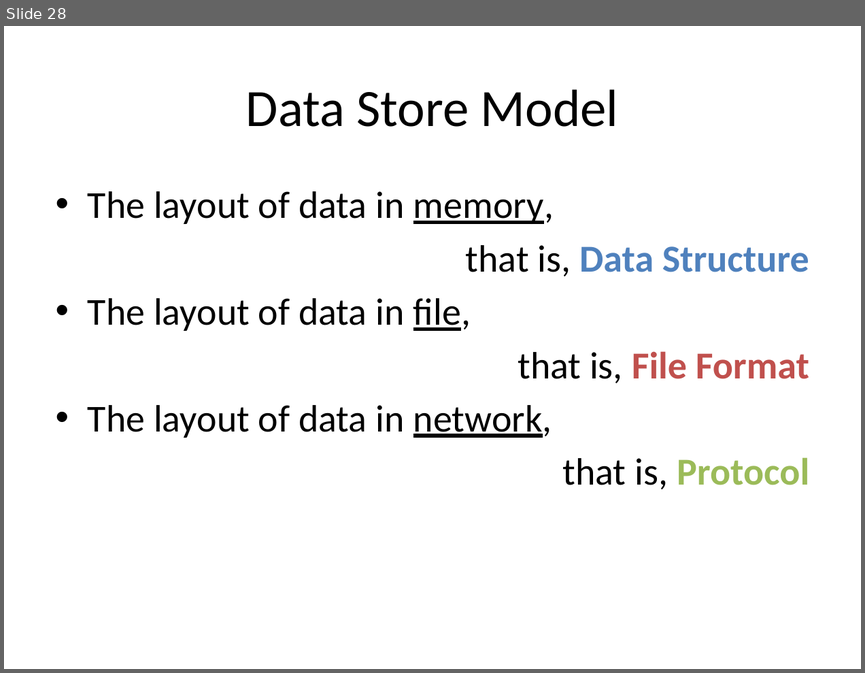
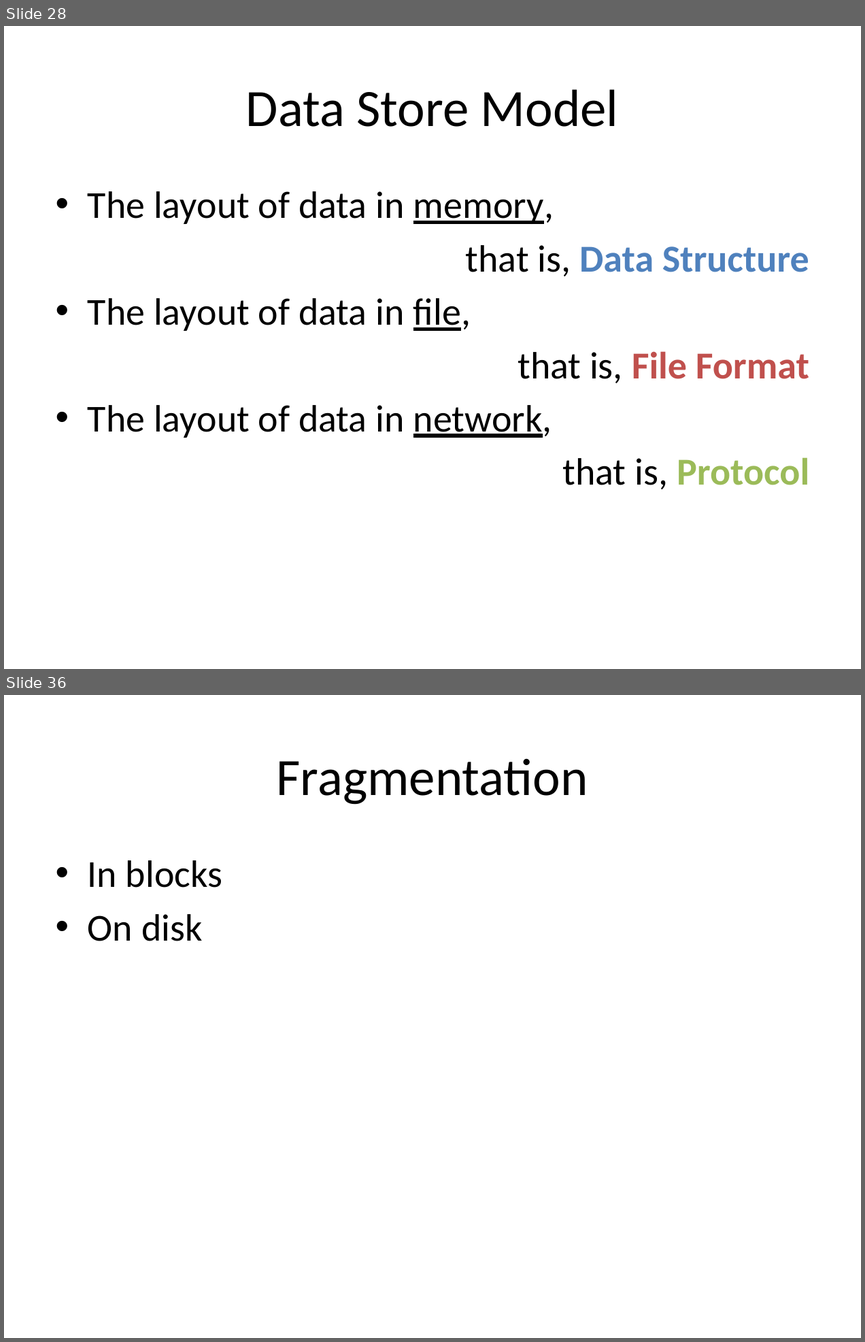
Before and after one commit to guhanjie/Knowledge-sharing, a slide deck: 数据存取模型.pptx. Shown one above the other, each under a label of ours: slide 28 before the commit, slides 28 and 36 after it; the slides between them are not shown. The pictures are 865x673 and 865x1342 pixels, drawn with LibreOffice and Linux fonts; fonts in the diff are those of the drawing. Boxes give left, top, right and bottom in pixels: in the first picture for what was removed or moved away, otherwise in the second. Text is boxed around its words. In the diff, an @@ line names an element or a change of style, - is before the commit and + after.

```diff
--- a/数据存取模型.pptx
+++ b/数据存取模型.pptx
@@ slide 36 added at [4, 695, 861, 1338], background #FFFFFF @@
@@ title added at [277, 758, 588, 804], 44 pt, text #000000 @@
+Fragmentation
@@ text added at [88, 860, 222, 941], 32 pt, text #000000 @@
+• In blocks
+• On disk
```
Also in this commit, not shown: 5 slides changed, 4 other slides added, 7 slides removed.
